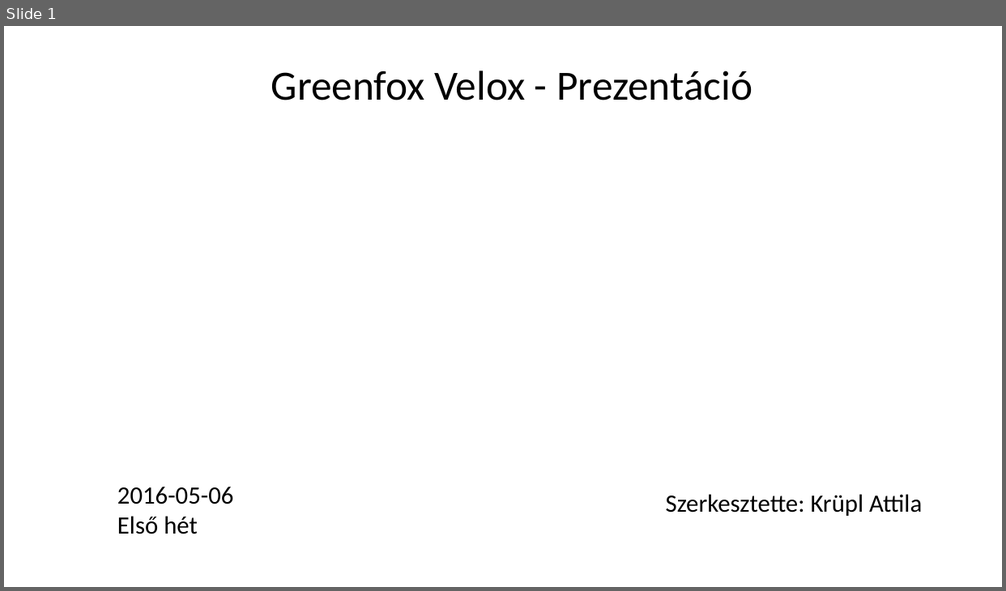
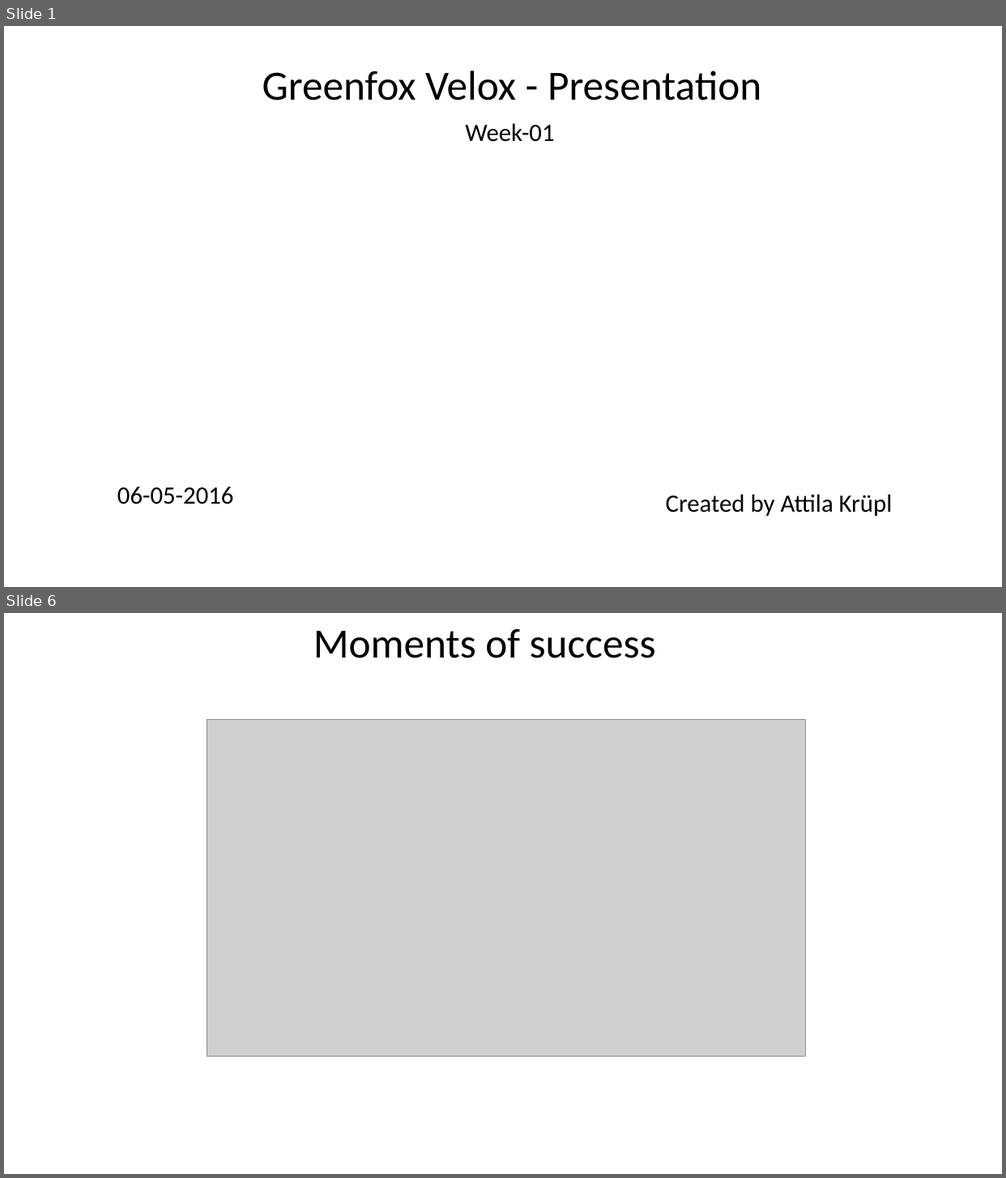
Before and after one commit to greenfox-velox/attilakrupl, a slide deck: week-01/day-5/presentation/Presentation_Week-01.pptx. Shown one above the other, each under a label of ours: slide 1 before the commit, slides 1 and 6 after it; the slides between them are not shown. The pictures are 1006x591 and 1006x1178 pixels, drawn with LibreOffice and Linux fonts; fonts in the diff are those of the drawing; grey boxes stand for pictures; background and template pictures are left out. Boxes give left, top, right and bottom in pixels: in the first picture for what was removed or moved away, otherwise in the second. Text is boxed around its words. In the diff, an @@ line names an element or a change of style, - is before the commit and + after.

```diff
--- a/week-01/day-5/presentation/Presentation_Week-01.pptx
+++ b/week-01/day-5/presentation/Presentation_Week-01.pptx
@@ slide 6 added at (4,613,1002,1174), background picture (left out) @@
@@ text added at (313,628,656,658), 40 pt, text #000000 @@
+Moments of success
@@ picture added at (206,720,806,1057) @@
@@ slide 1 changed as well @@
@@ text at (262,71,761,101): text changed @@
-Greenfox Velox - Prezentáció
+Greenfox Velox - Presentation
@@ text added at (465,123,554,142), 24 pt, text #000000 @@
+Week-01
@@ text at (117,487,234,505): text changed @@
-2016-05-06
-Első hét
+06-05-2016
@@ text at (666,494,893,516): text changed @@
-Szerkesztette: Krüpl Attila
+Created by Attila Krüpl
```
Also in this commit, not shown: 5 other slides added, 3 slides removed, 1 other file.
